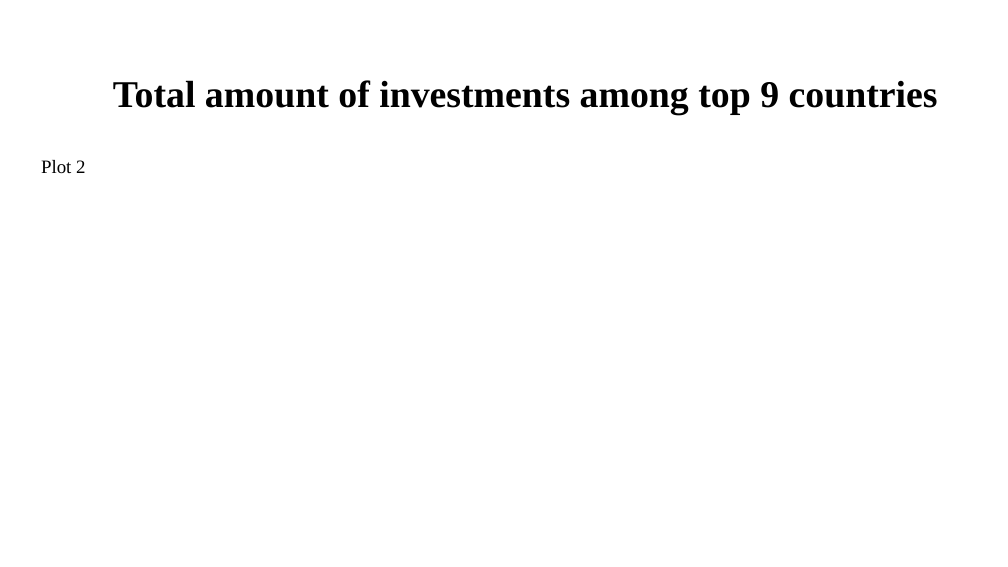
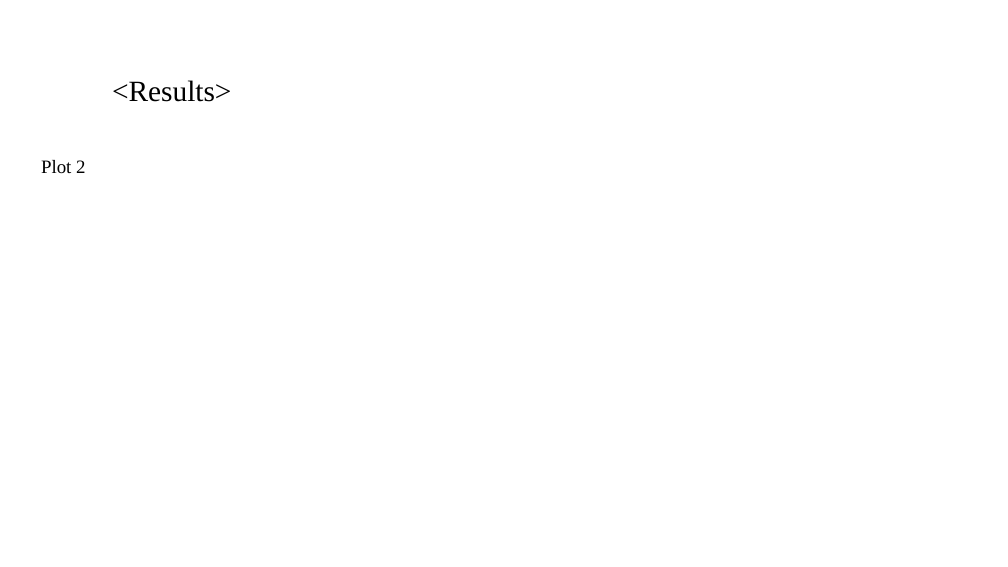
Before and after one commit to rakesgor/InvestmentGroupStudy, a slide deck: slide 8 of Spark Funds Presentation.pptx. Drawn at 1008x567 pixels with LibreOffice and Linux fonts; fonts in the diff are those of the drawing; background and template pictures are left out. Boxes give left, top, right and bottom in pixels: in the first picture for what was removed or moved away, otherwise in the second. Text is boxed around its words. In the diff, an @@ line names an element or a change of style, - is before the commit and + after.

```diff
--- a/Spark Funds Presentation.pptx
+++ b/Spark Funds Presentation.pptx
@@ title at (112, 80, 232, 102): text changed; size 36 to 28 pt; bold off @@
-Total amount of investments among top 9 countries
+<Results>
```
Also in this commit, not shown: 7 other slides changed, 2 slides added, 2 slides removed.
